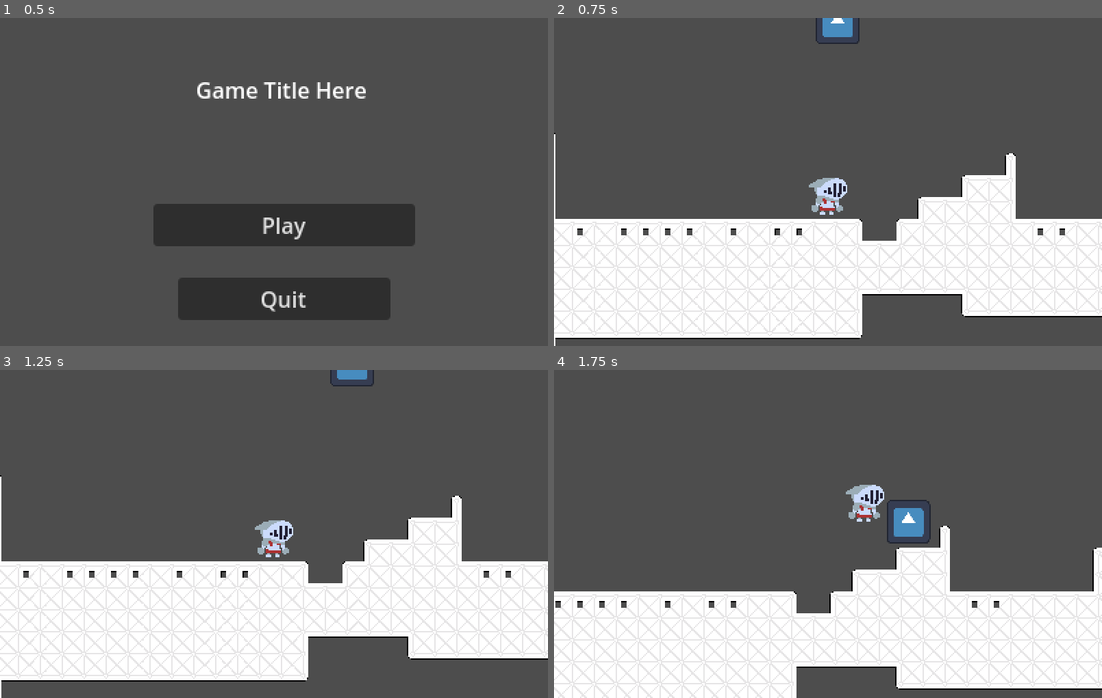
Above: before the commit, frames 1-4 (two rows, left to right).
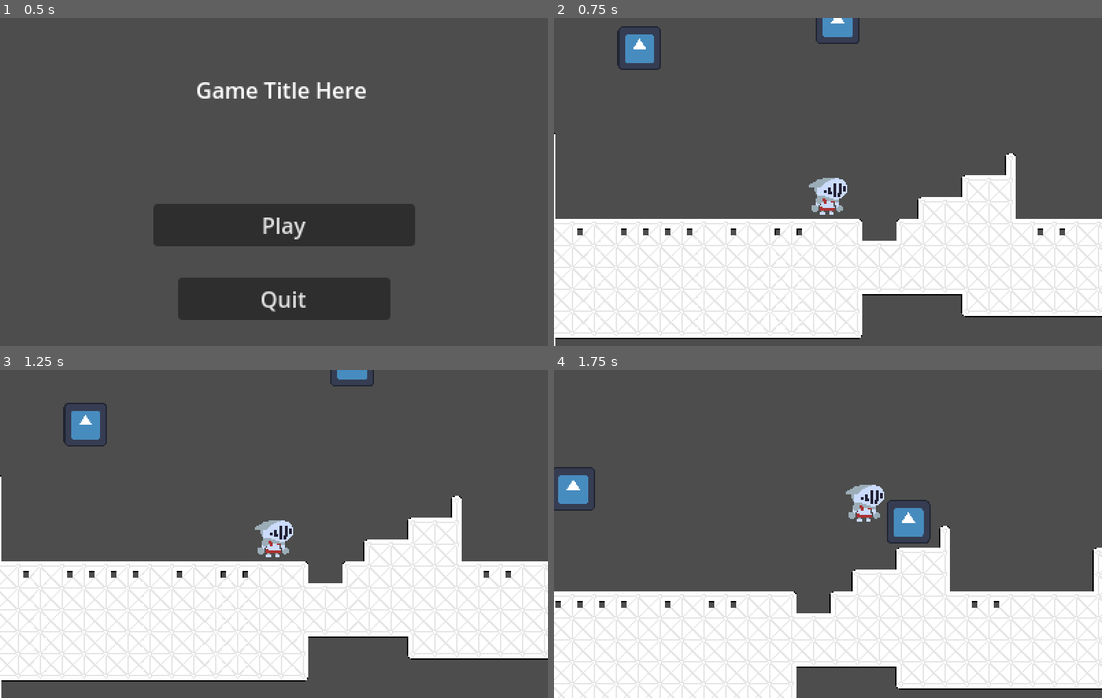
Above: after the commit, the same moments.

Repository: WondaMegapon/ACMJAM-S2024
Game: Godot game, scene res://Scenes/MainMenue.tscn
Same seed, same stepped clock (60 frames per second), same inputs: the game is played once before the commit and once after it. The engine's default icon, where the game draws it, is replaced by a stand-in: a white triangle on a blue panel in a dark square.
Inputs:
- Up to frame 1 (0.5 s): no input
- Up to frame 2 (0.75 s): click "Play" at 0.5 s
- Up to frame 3 (1.25 s): no input
- Up to frame 4 (1.75 s): hold D (player_right) from 1.28 s (still down); tap Shift (player_dash) at 1.35 s; tap Space (player_jump) at 1.52 s

Frame 1 is identical in both runs. In frame 2, 0.6% of the frame differs, in the area x 11-20%, y 2-16%; in frame 3, 0.6%; in frame 4, 0.6%.

Commit message:
spider placeholder

Diff:
--- /dev/null
+++ b/Objects/Characters/Enemies/up_down_enemy.tscn
@@ -0,0 +1,36 @@
+[gd_scene load_steps=6 format=3 uid="uid://dxmbtl5t6ws4k"]
+
+[ext_resource type="Script" path="res://Scripts/Characters/Enemies/UpDownEnemy.gd" id="1_l1fpf"]
+[ext_resource type="Texture2D" uid="uid://cnltsonbhird" path="res://icon.svg" id="2_ajbi2"]
+[ext_resource type="Script" path="res://Scripts/Damageable.gd" id="3_m1tum"]
+
+[sub_resource type="RectangleShape2D" id="RectangleShape2D_5k1yw"]
+size = Vector2(61.5, 59.5)
+
+[sub_resource type="RectangleShape2D" id="RectangleShape2D_vr1nw"]
+size = Vector2(96, 96)
+
+[node name="UpDownEnemy" type="CharacterBody2D"]
+collision_layer = 4
+collision_mask = 7
+script = ExtResource("1_l1fpf")
+
+[node name="Sprite" type="Sprite2D" parent="."]
+scale = Vector2(0.5, 0.5)
+texture = ExtResource("2_ajbi2")
+
+[node name="PhysicsBox" type="CollisionShape2D" parent="."]
+position = Vector2(0.75, -0.25)
+shape = SubResource("RectangleShape2D_5k1yw")
+
+[node name="DamageVolume" type="Area2D" parent="."]
+collision_layer = 4
+collision_mask = 0
+
+[node name="DamageVolumeShape" type="CollisionShape2D" parent="DamageVolume"]
+shape = SubResource("RectangleShape2D_vr1nw")
+
+[node name="Node" type="Node" parent="."]
+script = ExtResource("3_m1tum")
+
+[connection signal="area_entered" from="DamageVolume" to="." method="_on_area_2d_area_entered"]
--- a/Scenes/main.tscn
+++ b/Scenes/main.tscn
@@ -1,8 +1,9 @@
-[gd_scene load_steps=4 format=3 uid="uid://c64ovl6jvoieq"]
+[gd_scene load_steps=5 format=3 uid="uid://c64ovl6jvoieq"]
 
 [ext_resource type="PackedScene" uid="uid://drgdvvy4taqkv" path="res://Objects/Characters/Player.tscn" id="2_i8yml"]
 [ext_resource type="TileSet" uid="uid://dbqrtrx1sjc54" path="res://Objects/Tilemaps/ogatemplate.tres" id="4_7yxpr"]
 [ext_resource type="PackedScene" uid="uid://ce45sv6y7yeis" path="res://Objects/Characters/Enemies/BasicEnemy.tscn" id="4_8trr8"]
+[ext_resource type="PackedScene" uid="uid://dxmbtl5t6ws4k" path="res://Objects/Characters/Enemies/up_down_enemy.tscn" id="4_ell8n"]
 
 [node name="Node2D" type="Node2D"]
 process_mode = 1
@@ -19,3 +20,6 @@
 rendering_quadrant_size = 32
 format = 2
 layer_0/tile_data = PackedInt32Array(327685, 196608, 5, 262149, 393216, 4, 196613, 262144, 2, 131077, 327680, 1, 65541, …(16602 unchanged characters)…
+
+[node name="UpDownEnemy" parent="." instance=ExtResource("4_ell8n")]
+position = Vector2(-142, -258)
--- /dev/null
+++ b/Scripts/Characters/Enemies/UpDownEnemy.gd
@@ -0,0 +1,20 @@
+extends CharacterBody2D
+
+const SPEED = 100.0
+const INTERVAL = 2.0
+
+var timer = 0.0
+var direction = 1
+
+func _physics_process(delta):
+	timer += delta
+
+	# Check if it's time to change direction
+	if timer >= INTERVAL:
+		timer = 0
+		direction = -direction
+
+	# Calculate vertical velocity
+	velocity.y = direction * SPEED
+
+	move_and_slide()
